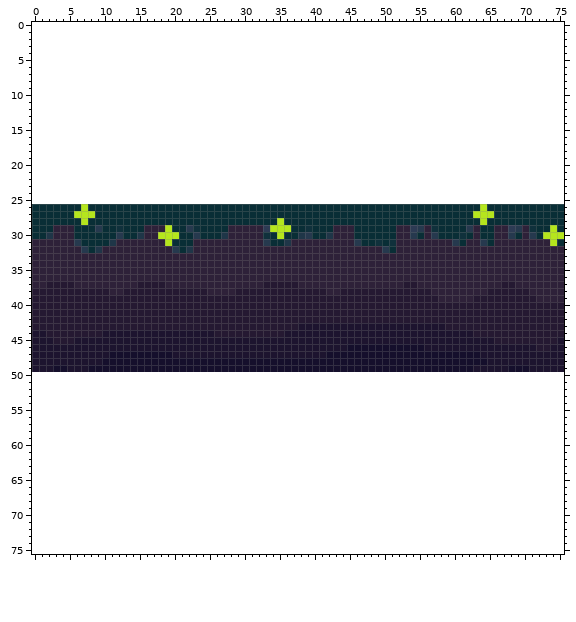
Sprite sheet -- MultiDino/darkgrass.png. The first picture shows the starting point.
The file is 76x24 pixels. Colours within 5 levels of each other are drawn and written as one. The old version is drawn lined up with the new one, on the new canvas.
Now the later version:
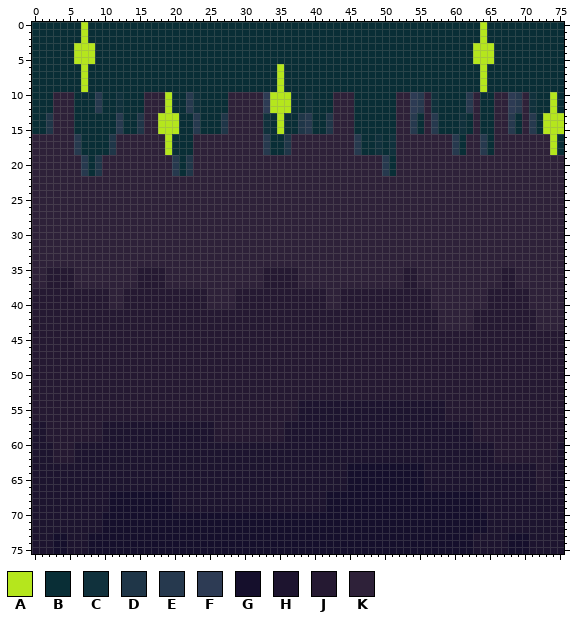
Palette (. is transparent): A #b5e61d  B #092e36  C #10313c  D #1f3648  E #26394e  F #2d3b54  G #150f2c  H #1d142f  J #251932  K #2e2139
Changes in this commit:
canvas 76x24 -> 76x76, the old top-left corner now at 0,26
y 0..2: x 0..75 ............................................................................ -> BBBBBBBABBBBBBBBBBBBBBBBBBBBBBBBBBBBBBBBBBBBBBBBBBBBBBBBBBBBBBBBABBBBBBBBBBB
y 3..5: x 0..75 ............................................................................ -> BBBBBBAAABBBBBBBBBBBBBBBBBBBBBBBBBBBBBBBBBBBBBBBBBBBBBBBBBBBBBBAAABBBBBBBBBB
y 6..9: x 0..75 ............................................................................ -> BBBBBBBABBBBBBBBBBBBBBBBBBBBBBBBBBBABBBBBBBBBBBBBBBBBBBBBBBBBBBBABBBBBBBBBBB
y 10..12: x 0..75 ............................................................................ -> BBBKKKBBBEBBCBBBKKKABBECBBBBKKKKKFAAABBCBBBKKKBBBBBBKKFEKCBBBBEKBBKKFEKCBBAB
y 13..15: x 0..75 ............................................................................ -> BBDKKKBBBBBBEBBDKKAAABBEBBBDKKKKKCBABBDEBBDKKKBBBBBBKKEBKEBBBCBKBBKKEBKEBAAA
y 16..18: x 0..75 ............................................................................ -> KKKKKKEBBBBDKKKKKKKABBBKKKKKKKKKKEBBDKKKKKKKKKEBBCBCKKKKKKKKEBKKEBKKKKKKKKAB
y 19..21: x 0..75 ............................................................................ -> KKKKKKKEBDKKKKKKKKKKEBDKKKKKKKKKKKKKKKKKKKKKKKKKKKEBKKKKKKKKKKKKKKKKKKKKKKKK
y 22..25: x 0..75 ............................................................................ -> KKKKKKKKKKKKKKKKKKKKKKKKKKKKKKKKKKKKKKKKKKKKKKKKKKKKKKKKKKKKKKKKKKKKKKKKKKKK
y 26: x 0..75 BBBBBBBABBBBBBBBBBBBBBBBBBBBBBBBBBBBBBBBBBBBBBBBBBBBBBBBBBBBBBBBABBBBBBBBBBB -> KKKKKKKKKKKKKKKKKKKKKKKKKKKKKKKKKKKKKKKKKKKKKKKKKKKKKKKKKKKKKKKKKKKKKKKKKKKK
y 27: x 0..75 BBBBBBAAABBBBBBBBBBBBBBBBBBBBBBBBBBBBBBBBBBBBBBBBBBBBBBBBBBBBBBAAABBBBBBBBBB -> KKKKKKKKKKKKKKKKKKKKKKKKKKKKKKKKKKKKKKKKKKKKKKKKKKKKKKKKKKKKKKKKKKKKKKKKKKKK
y 28: x 0..75 BBBBBBBABBBBBBBBBBBBBBBBBBBBBBBBBBBABBBBBBBBBBBBBBBBBBBBBBBBBBBBABBBBBBBBBBB -> KKKKKKKKKKKKKKKKKKKKKKKKKKKKKKKKKKKKKKKKKKKKKKKKKKKKKKKKKKKKKKKKKKKKKKKKKKKK
y 29: x 0..2 BBB -> KKK; x 6..15 BBBEBBCBBB -> KKKKKKKKKK; x 19..27 ABBECBBBB -> KKKKKKKKK; x 33..42 FAAABBCBBB -> KKKKKKKKKK; x 46..51 BBBBBB -> KKKKKK; x 54..55 FE -> KK; x 57..62 CBBBBE -> KKKKKK; x 64..65 BB -> KK; x 68..69 FE -> KK; x 71..75 CBBAB -> KKKKK
y 30: x 0..2 BBD -> KKK; x 6..15 BBBBBBEBBD -> KKKKKKKKKK; x 18..27 AAABBEBBBD -> KKKKKKKKKK; x 33..42 CBABBDEBBD -> KKKKKKKKKK; x 46..51 BBBBBB -> KKKKKK; x 54..55 EB -> KK; x 57..62 EBBBCB -> KKKKKK; x 64..65 BB -> KK; x 68..69 EB -> KK; x 71..75 EBAAA -> KKKKK
y 31: x 6..11 EBBBBD -> KKKKKK; x 19..22 ABBB -> KKKK; x 33..36 EBBD -> KKKK; x 46..51 EBBCBC -> KKKKKK; x 60..61 EB -> KK; x 64..65 EB -> KK; x 74..75 AB -> KK
y 32: x 7..9 EBD -> KKK; x 20..22 EBD -> KKK; x 50..51 EB -> KK
y 35..36: x 2..5 KKKK -> JJJJ; x 15..18 KKKK -> JJJJ; x 33..37 KKKKK -> JJJJJ; x 53..54 KK -> JJ; x 67..68 KK -> JJ
y 39: x 11..12 JJ -> KK; x 25..28 JJJJ -> KKKK; x 42..43 JJ -> KK; x 57 J -> K; x 63..64 JJ -> KK; x 71 J -> K
y 40: x 11..12 JJ -> KK; x 25..28 JJJJ -> KKKK; x 42..43 JJ -> KK; x 57..64 JJJJJJJJ -> KKKKKKKK; x 71..75 JJJJJ -> KKKKK
y 41..42: x 58..62 JJJJJ -> KKKKK; x 72..75 JJJJ -> KKKK
y 43: x 38..62 HHHHHHHHHHHHHHHHHHHHHJJJJ -> JJJJJJJJJJJJJJJJJJJJKKKKK; x 72..75 JJJJ -> KKKK
y 44: x 0..1 HH -> JJ; x 10..25 HHHHHHHHHHHHHHHH -> JJJJJJJJJJJJJJJJ; x 36..62 HHHHHHHHHHHHHHHHHHHHHHHHHHH -> JJJJJJJJJJJJJJJJJJJJJJJJJJJ
y 45: x 0..2 HHH -> JJJ; x 6..65 HHHHHHHHHHHHHHHHHHHHHHHHHHHHHHHHHHHHHHHHHHHHHHHHHHHHHHHHHHHH -> JJJJJJJJJJJJJJJJJJJJJJJJJJJJJJJJJJJJJJJJJJJJJJJJJJJJJJJJJJJJ; x 75 H -> J
y 46: x 0..71 HHHHHHHHHHHHHHHHHHHHHHHHHHHHHHHHHHHHHHHHHHHHHGGGGGGGGGGGHHHHHHHHHHHHHHHH -> JJJJJJJJJJJJJJJJJJJJJJJJJJJJJJJJJJJJJJJJJJJJJJJJJJJJJJJJJJJJJJJJJJJJJJJJ; x 74..75 HH -> JJ
y 47: x 0..75 HHHHHHHHHHHGGGGGGGGGHHHHHHHHHHHHHHHHHHHHHHGGGGGGGGGGGGGGGGGGGGGGHHHHHHHHHHHH -> JJJJJJJJJJJJJJJJJJJJJJJJJJJJJJJJJJJJJJJJJJJJJJJJJJJJJJJJJJJJJJJJJJJJJJJJJJJJ
y 48: x 0..75 HHHHHHHHHHGGGGGGGGGGGGGGGGGGGGGGGGGGGGGGGGGGGGGGGGGGGGGGGGGGGGGGGHHHHHHHHHHH -> JJJJJJJJJJJJJJJJJJJJJJJJJJJJJJJJJJJJJJJJJJJJJJJJJJJJJJJJJJJJJJJJJJJJJJJJJJJJ
y 49: x 0..75 HHHGGHHHGGGGGGGGGGGGGGGGGGGGGGGGGGGGGGGGGGGGGGGGGGGGGGGGGGGGGGGHHHHHGGGHHHHH -> JJJJJJJJJJJJJJJJJJJJJJJJJJJJJJJJJJJJJJJJJJJJJJJJJJJJJJJJJJJJJJJJJJJJJJJJJJJJ
y 50..53: x 0..75 ............................................................................ -> JJJJJJJJJJJJJJJJJJJJJJJJJJJJJJJJJJJJJJJJJJJJJJJJJJJJJJJJJJJJJJJJJJJJJJJJJJJJ
y 54..56: x 0..75 ............................................................................ -> JJJJJJJJJJJJJJJJJJJJJJJJJJJJJJJJJJJJJJHHHHHHHHHHHHHHHHHHHHHJJJJJJJJJJJJJJJJJ
y 57..59: x 0..75 ............................................................................ -> HHJJJJJJJJHHHHHHHHHHHHHHHHJJJJJJJJJJHHHHHHHHHHHHHHHHHHHHHHHHHHHJJJJJJJJJJJJJ
y 60..62: x 0..75 ............................................................................ -> HHHJJJHHHHHHHHHHHHHHHHHHHHHHHHHHHHHHHHHHHHHHHHHHHHHHHHHHHHHHHHHHHHJJJJJJJJJH
y 63..66: x 0..75 ............................................................................ -> HHHHHHHHHHHHHHHHHHHHHHHHHHHHHHHHHHHHHHHHHHHHHGGGGGGGGGGGHHHHHHHHHHHHHHHHJJHH
y 67..69: x 0..75 ............................................................................ -> HHHHHHHHHHHGGGGGGGGGHHHHHHHHHHHHHHHHHHHHHHGGGGGGGGGGGGGGGGGGGGGGHHHHHHHHHHHH
y 70..72: x 0..75 ............................................................................ -> HHHHHHHHHHGGGGGGGGGGGGGGGGGGGGGGGGGGGGGGGGGGGGGGGGGGGGGGGGGGGGGGGHHHHHHHHHHH
y 73..75: x 0..75 ............................................................................ -> HHHGGHHHGGGGGGGGGGGGGGGGGGGGGGGGGGGGGGGGGGGGGGGGGGGGGGGGGGGGGGGHHHHHGGGHHHHH
Where, in picture pixels (left, top, right, bottom), the same in both pictures:
changed: (32, 22, 564, 554)
